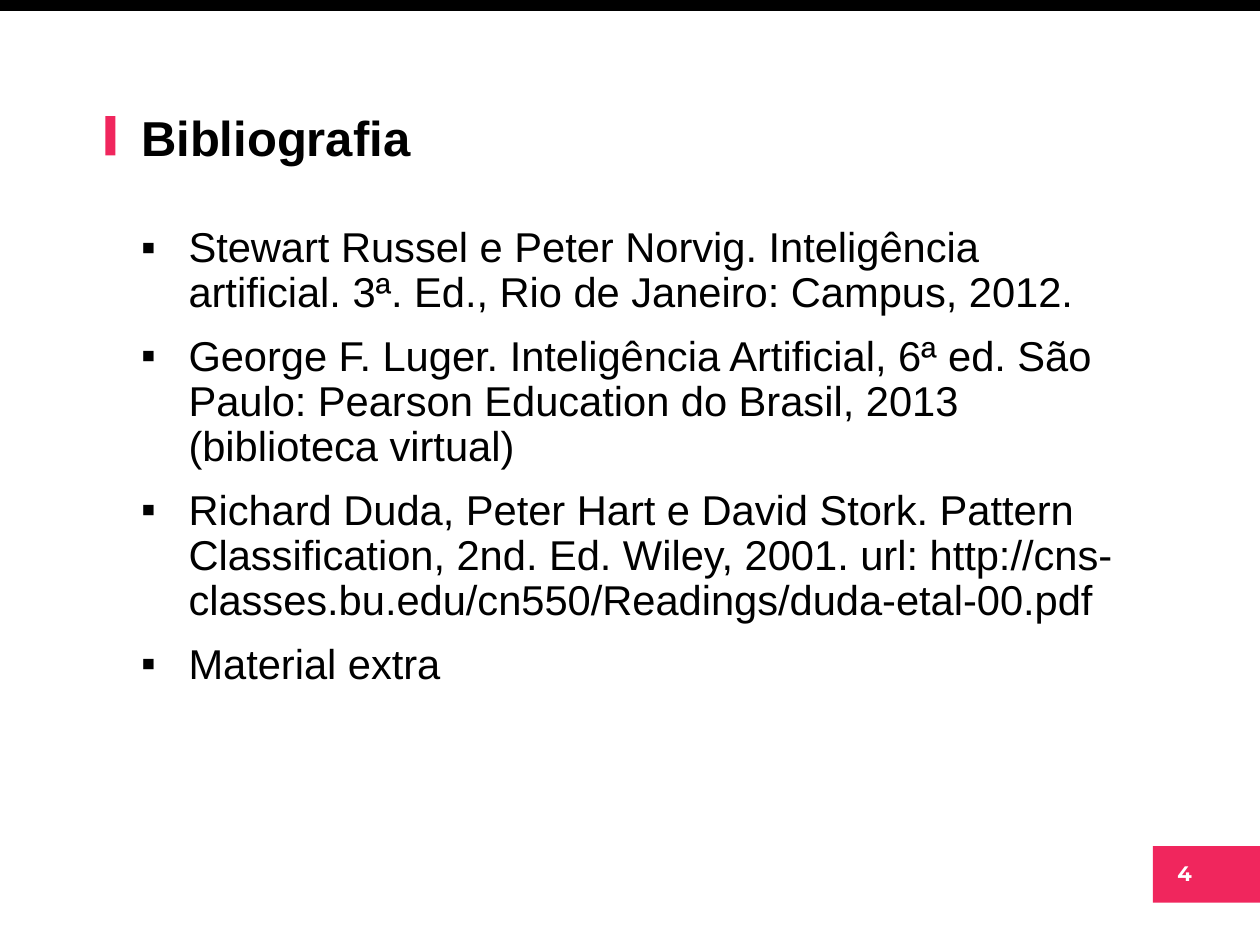
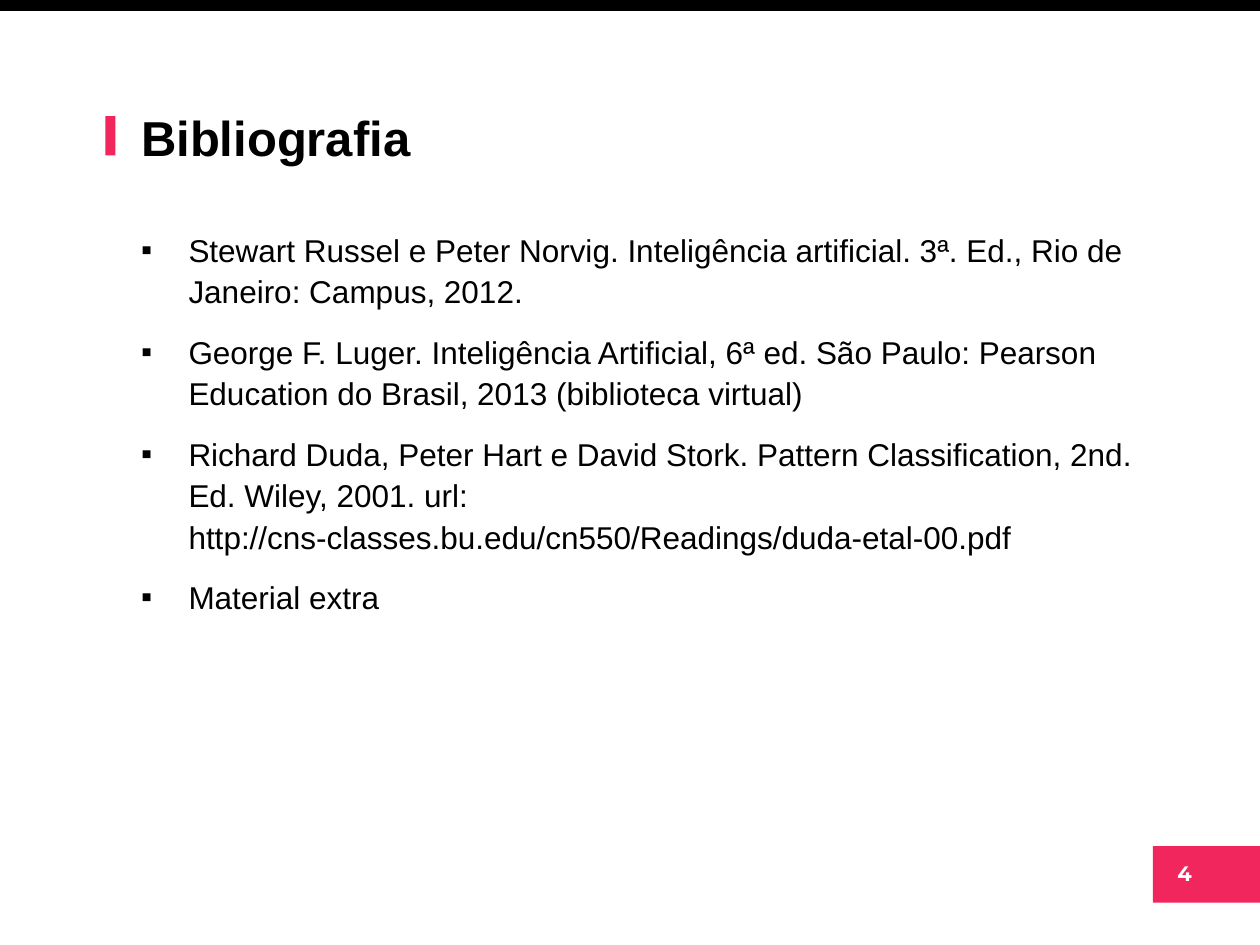
Before and after one commit to arnaldojr/ml, a slide deck: slide 4 of material/aulas/lab01/IntroIA.pptx. Drawn at 1260x945 pixels with LibreOffice and Linux fonts; fonts in the diff are those of the drawing; background and template pictures are left out. Boxes give left, top, right and bottom in pixels: in the first picture for what was removed or moved away, otherwise in the second. Text is boxed around its words. In the diff, an @@ line names an element or a change of style, - is before the commit and + after.

```diff
--- a/material/aulas/lab01/IntroIA.pptx
+++ b/material/aulas/lab01/IntroIA.pptx
@@ text "Stewart Russel e Peter Norvig. ..." at (189, 239, 1131, 610): size 23.8 to 18 pt; line spacing 0.9 to 1.1 @@
```
Also in this commit, not shown: 5 other slides changed, 8 slides added, 9 slides removed.
